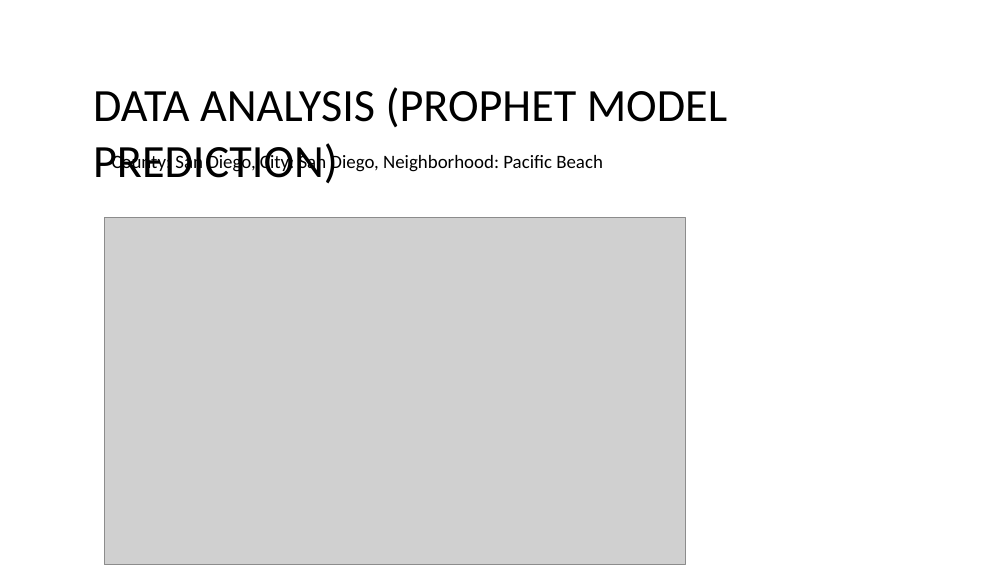
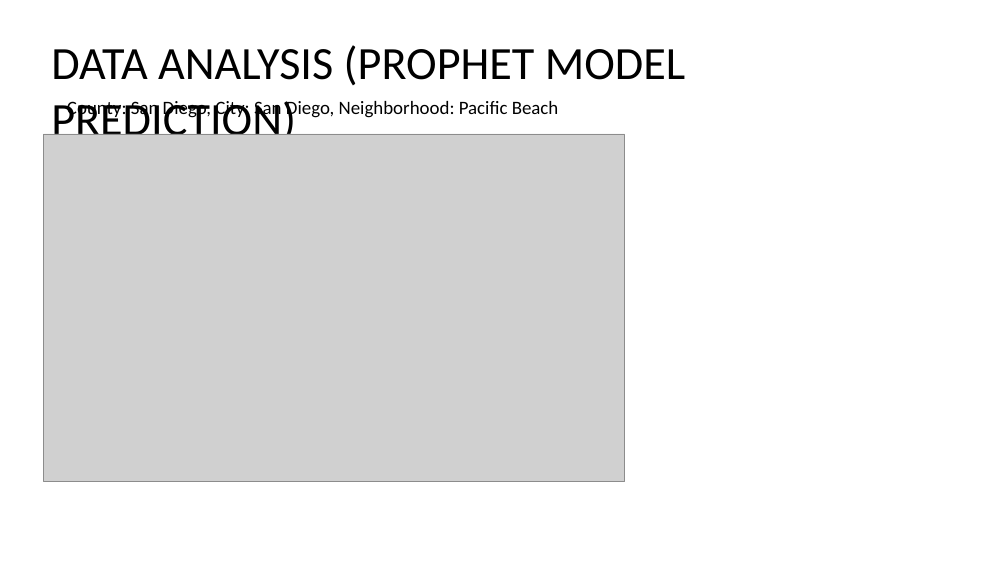
Before and after one commit to Ray54111/Housing-Prices-Machine-Learning-Project, a slide deck: slide 23 of Housing Price prediction.pptx (slide 20 before the commit). Drawn at 1008x567 pixels with LibreOffice and Linux fonts; fonts in the diff are those of the drawing; grey boxes stand for pictures. Boxes give left, top, right and bottom in pixels: in the first picture for what was removed or moved away, otherwise in the second. Text is boxed around its words. In the diff, an @@ line names an element or a change of style, - is before the commit and + after.

```diff
--- a/Housing Price prediction.pptx
+++ b/Housing Price prediction.pptx
@@ title "DATA ANALYSIS (PROPHET MODEL PREDICTION)" rewrapped from [93, 87, 727, 184] to [51, 45, 685, 135] @@
@@ text "County: San Diego, City: San ...": place and size @@
-text "County: San Diego, City: San ..." at [112, 152, 603, 173]
+text "County: San Diego, City: San ..." at [67, 99, 559, 120]
@@ picture: place and size @@
-picture at [104, 217, 685, 565]
+picture at [44, 134, 625, 482]
```
Also in this commit, not shown: 5 slides added, 1 slide removed, 5 other files.
